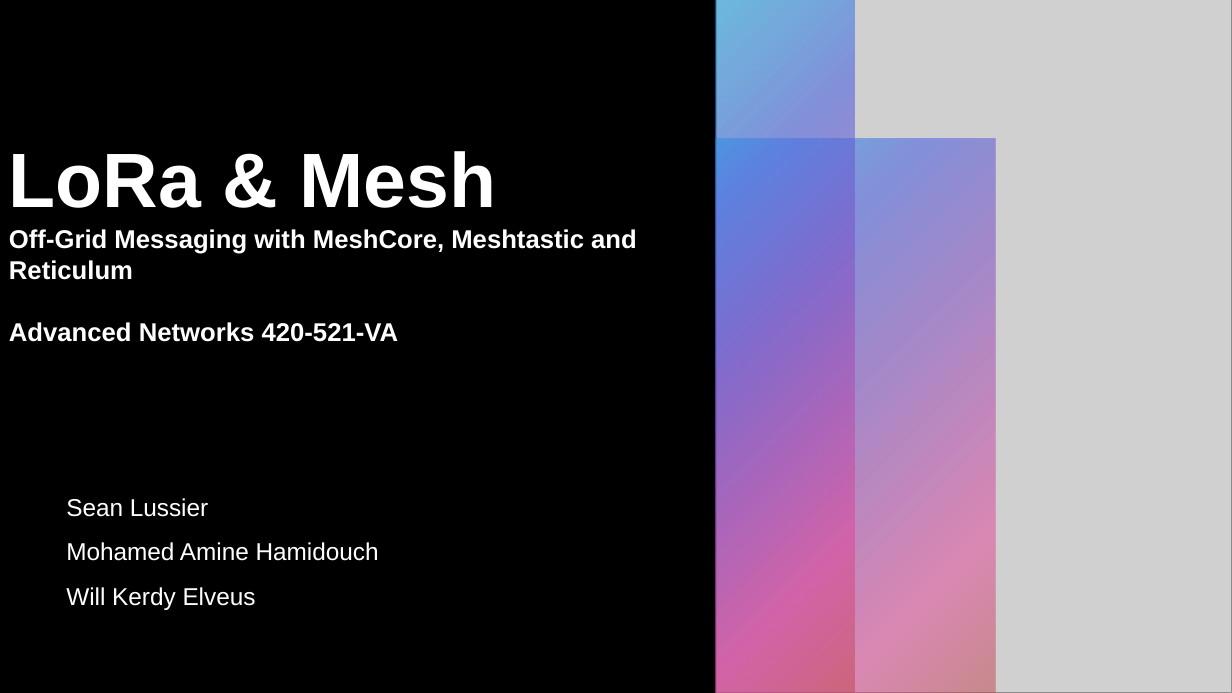
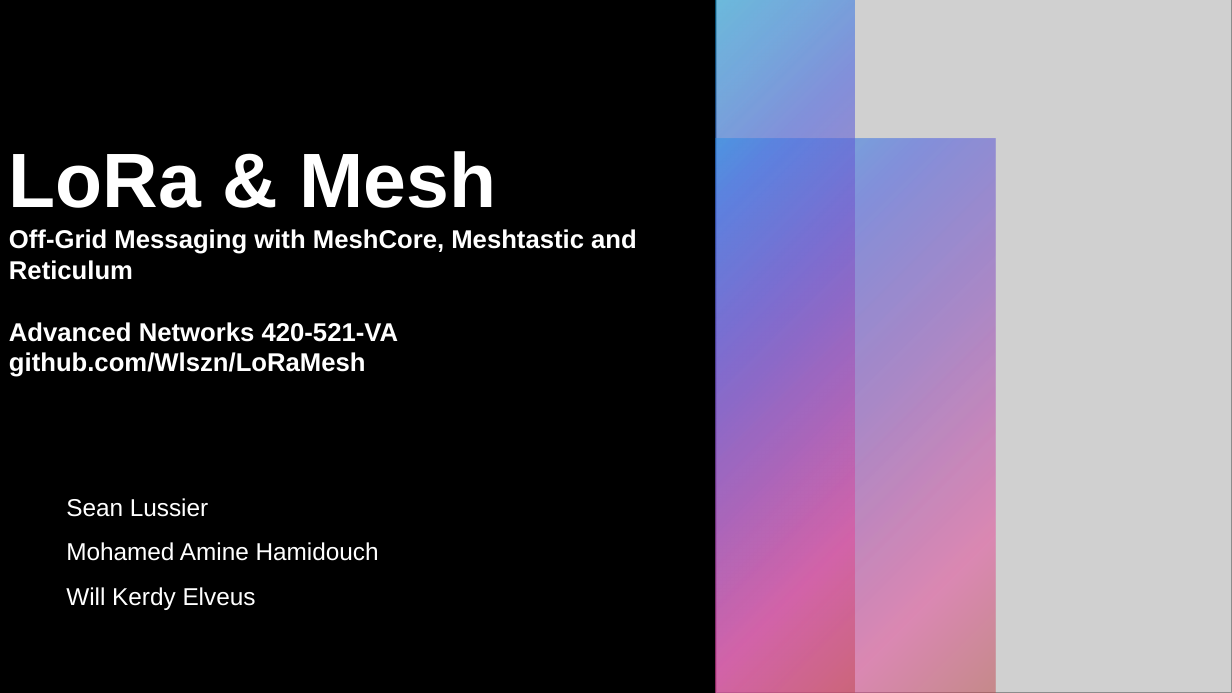
Before and after one commit to Wlszn/LoRaMesh, a slide deck: slide 1 of slides/LoRaPresentation.pptx. Drawn at 1232x693 pixels with LibreOffice and Linux fonts; fonts in the diff are those of the drawing; grey boxes stand for pictures. Boxes give left, top, right and bottom in pixels: in the first picture for what was removed or moved away, otherwise in the second. Text is boxed around its words. In the diff, an @@ line names an element or a change of style, - is before the commit and + after.

Commit message:
Added slides to the powerpoint

```diff
--- a/slides/LoRaPresentation.pptx
+++ b/slides/LoRaPresentation.pptx
@@ title at (9,151,637,377): text changed @@
-LoRa & Mesh
-Off-Grid Messaging with MeshCore, Meshtastic and Reticulum
-Advanced Networks 420-521-VA
+LoRa & Mesh
+Off-Grid Messaging with MeshCore, Meshtastic and Reticulum
+Advanced Networks 420-521-VA
+github.com/Wlszn/LoRaMesh
```
Also in this commit, not shown: 6 slides added.
